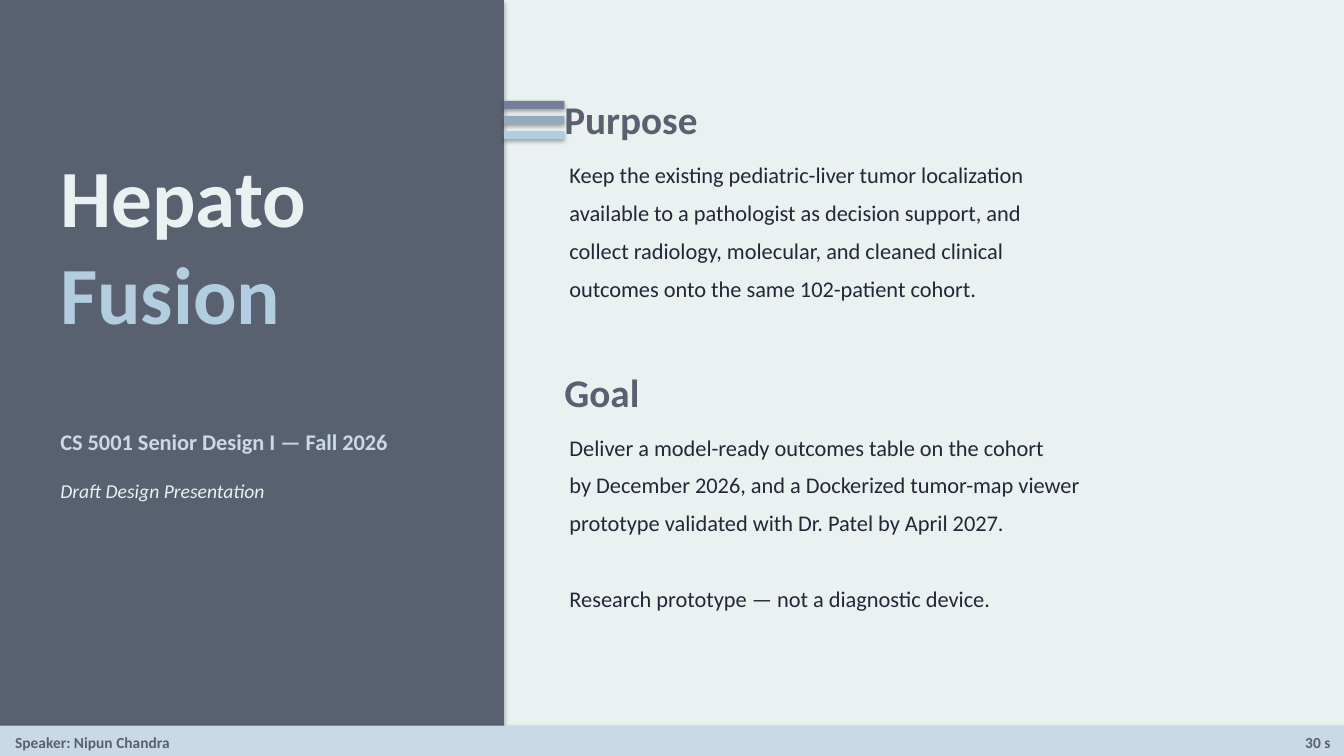
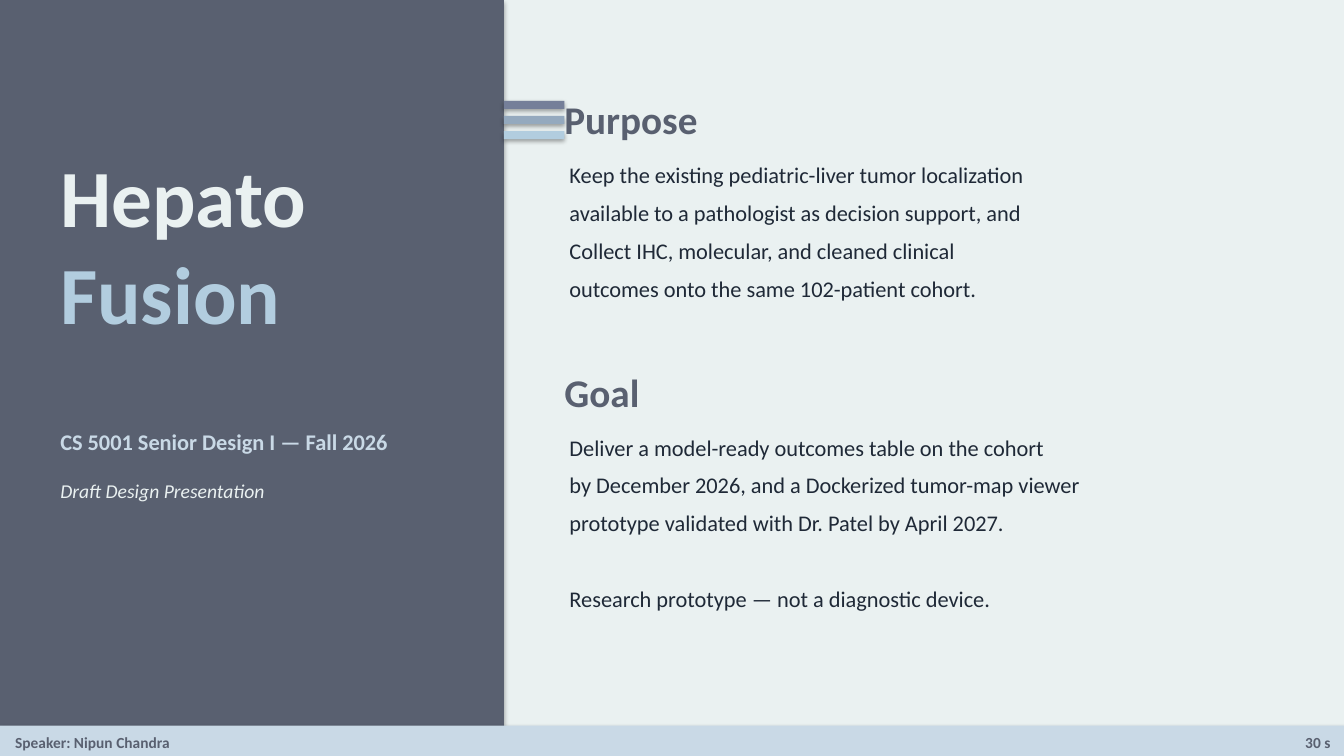
Before and after one commit to ShivamKGate/CS-Senior-Design-I-II, a slide deck: slide 1 of Presentation/HepatoFusion_Draft_Deck.pptx. Drawn at 1344x756 pixels with LibreOffice and Linux fonts; fonts in the diff are those of the drawing. Boxes give left, top, right and bottom in pixels: in the first picture for what was removed or moved away, otherwise in the second. Text is boxed around its words. In the diff, an @@ line names an element or a change of style, - is before the commit and + after.

```diff
--- a/Presentation/HepatoFusion_Draft_Deck.pptx
+++ b/Presentation/HepatoFusion_Draft_Deck.pptx
@@ text at (x1=569, y1=243, x2=955, y2=262): text changed @@
-collect radiology, molecular, and cleaned clinical
+Collect IHC, molecular, and cleaned clinical
```
Also in this commit, not shown: 6 other slides changed.
